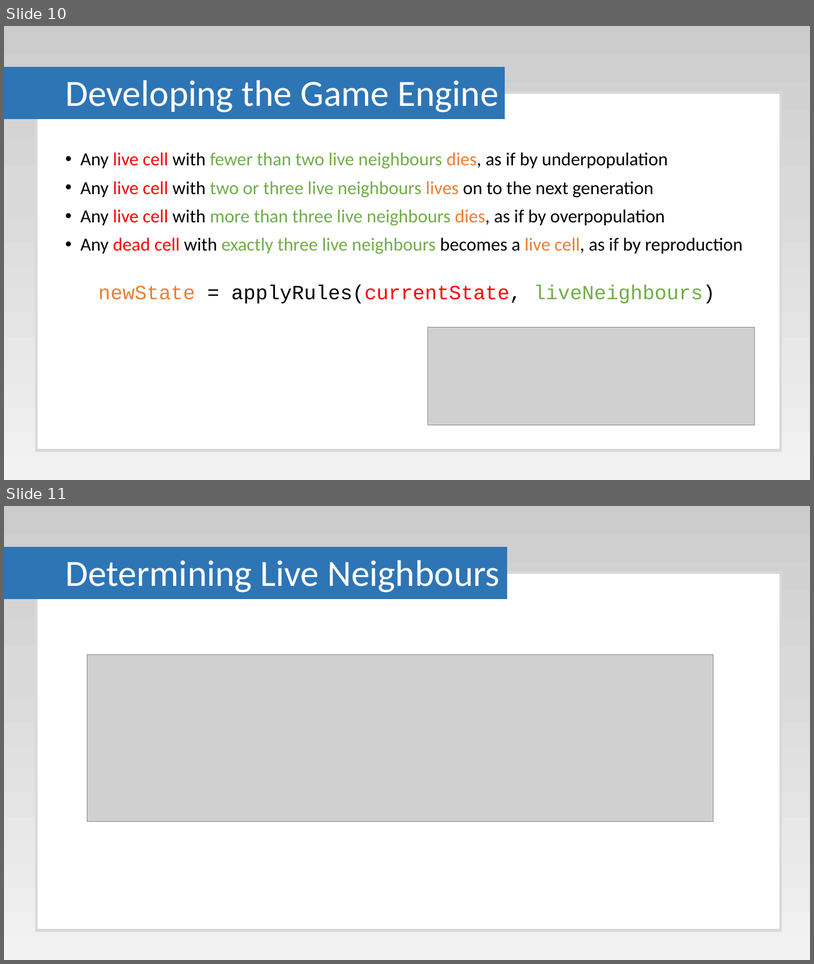
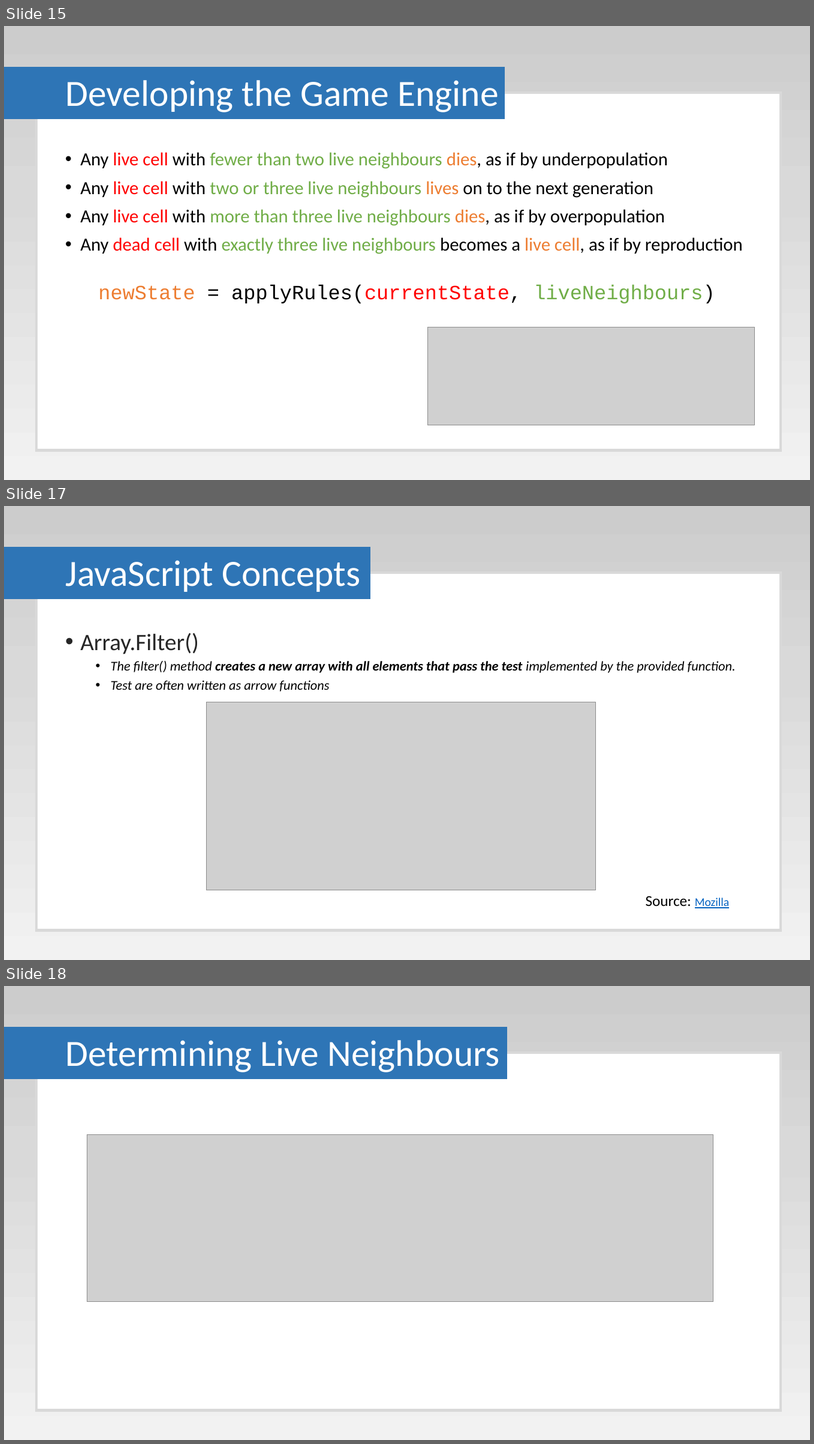
Before and after one commit to Paul-Hadfield/GameOfLife-Talk, a slide deck: Game Of Life Presentation.pptx. Shown one above the other, each under a label of ours: slides 10 and 11 before the commit, slides 15, 17 and 18 after it; the slides between them are not shown. The pictures are 814x964 and 814x1444 pixels, drawn with LibreOffice and Linux fonts; fonts in the diff are those of the drawing; grey boxes stand for pictures. Boxes give left, top, right and bottom in pixels: in the first picture for what was removed or moved away, otherwise in the second. Text is boxed around its words. In the diff, an @@ line names an element or a change of style, - is before the commit and + after.

```diff
--- a/Game Of Life Presentation.pptx
+++ b/Game Of Life Presentation.pptx
@@ slide 17 added at (x1=4, y1=506, x2=810, y2=960), background gradient #CCCCCC to #D9D9D9 to #F2F2F2 @@
@@ rectangle added at (x1=4, y1=547, x2=370, y2=598), fill #2E75B6, outline #2E75B6 1 pt @@
@@ rectangle added at (x1=36, y1=573, x2=782, y2=930), fill #FFFFFF, outline #D9D9D9 3 pt @@
@@ title added at (x1=65, y1=560, x2=360, y2=592), 44 pt, text #FFFFFF @@
+JavaScript Concepts
@@ text added at (x1=80, y1=633, x2=736, y2=691), 16 pt, text #000000, italic @@
+• Array.Filter()
+  • The filter() method creates a new array with all elements that pass the test implemented by the provided function.
+  • Test are often written as arrow functions
@@ picture added at (x1=207, y1=702, x2=596, y2=890) @@
@@ text added at (x1=646, y1=895, x2=730, y2=908), 18 pt, text #000000 @@
+Source: Mozilla
@@ what was slide 10 is now slide 15 @@
@@ what was slide 11 is now slide 18 @@
```
Also in this commit, not shown: 9 slides changed, 18 other slides added, 1 slide removed.
